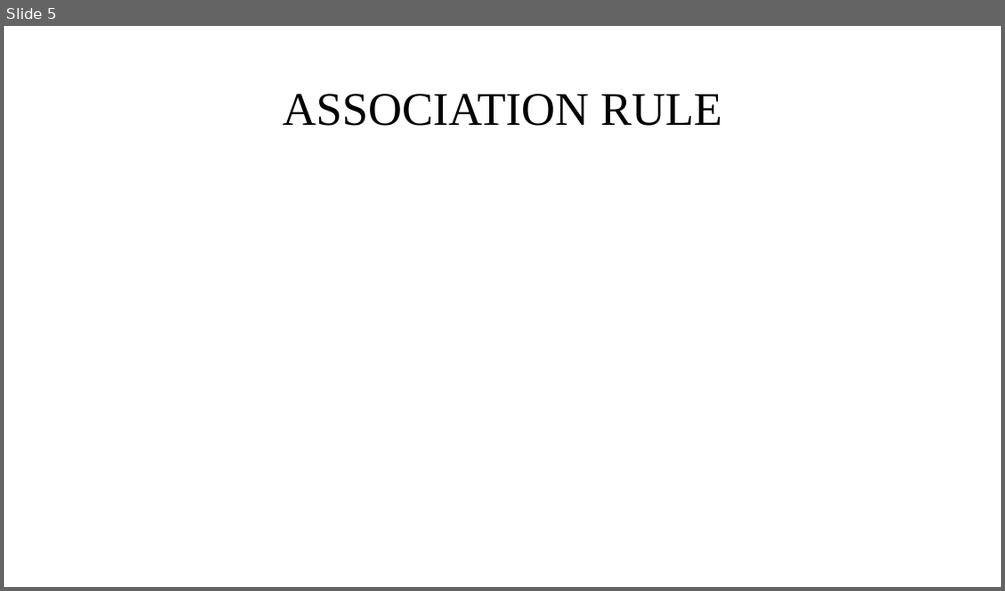
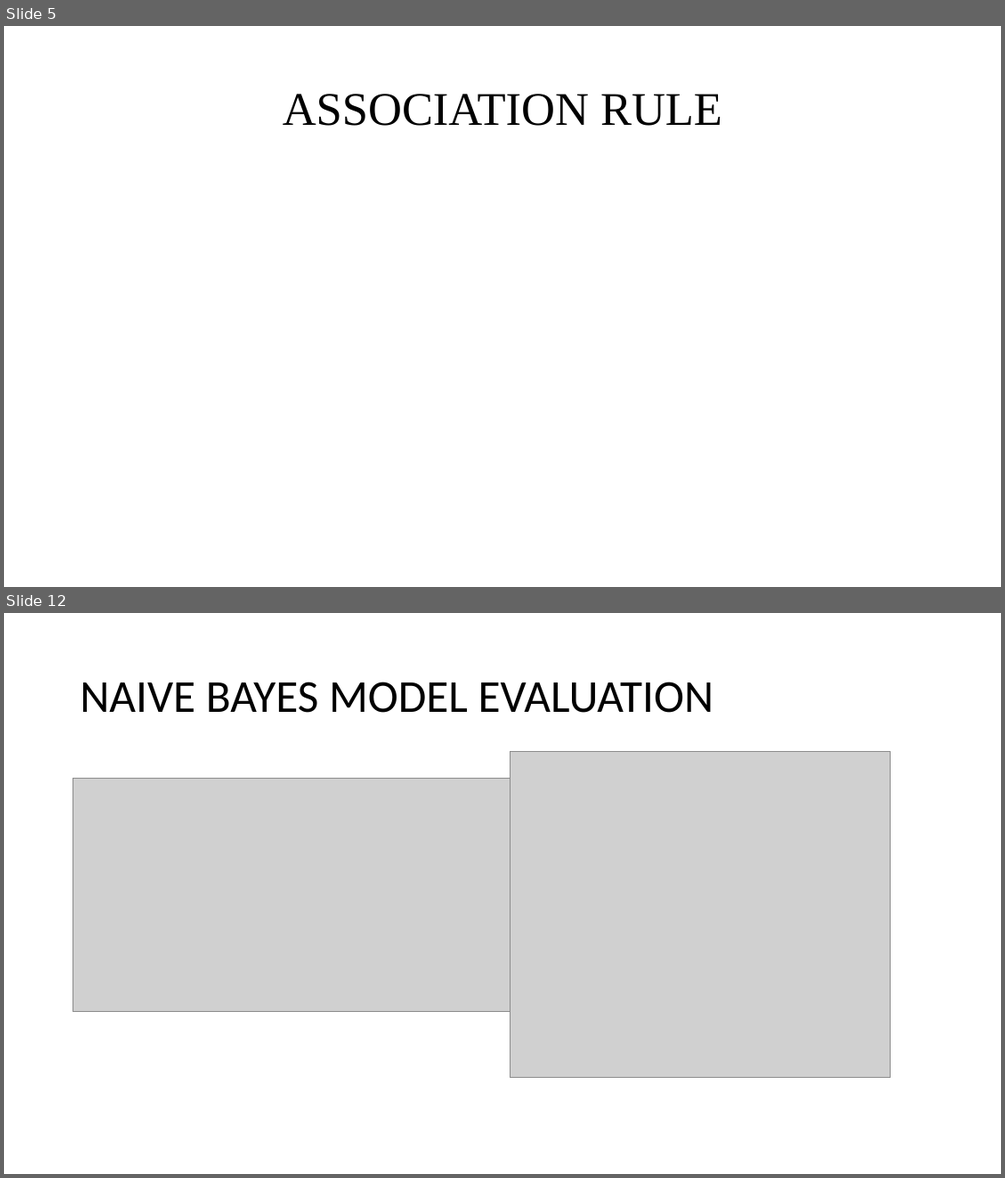
Before and after one commit to Jothish21/Data-Mining-Project-Group4, a slide deck: Group4-Presentation.pptx. Shown one above the other, each under a label of ours: slide 5 before the commit, slides 5 and 12 after it; the slides between them are not shown. The pictures are 1005x591 and 1005x1178 pixels, drawn with LibreOffice and Linux fonts; fonts in the diff are those of the drawing; grey boxes stand for pictures. Boxes give left, top, right and bottom in pixels: in the first picture for what was removed or moved away, otherwise in the second. Text is boxed around its words. In the diff, an @@ line names an element or a change of style, - is before the commit and + after.

```diff
--- a/Group4-Presentation.pptx
+++ b/Group4-Presentation.pptx
@@ slide 12 added at (x1=4, y1=613, x2=1001, y2=1174), background #FFFFFF @@
@@ title added at (x1=80, y1=682, x2=713, y2=713), 44 pt, text #000000 @@
+NAIVE BAYES MODEL EVALUATION
@@ picture added at (x1=510, y1=751, x2=890, y2=1078) @@
@@ picture added at (x1=73, y1=779, x2=523, y2=1013) @@
```
Also in this commit, not shown: 4 other slides added, 2 slides removed.
